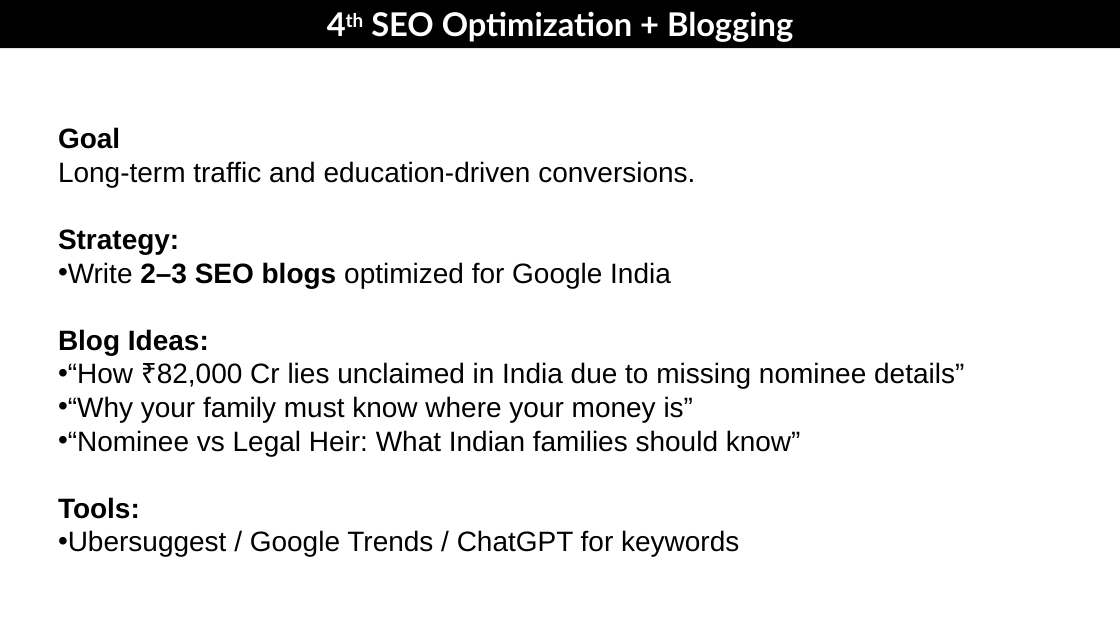
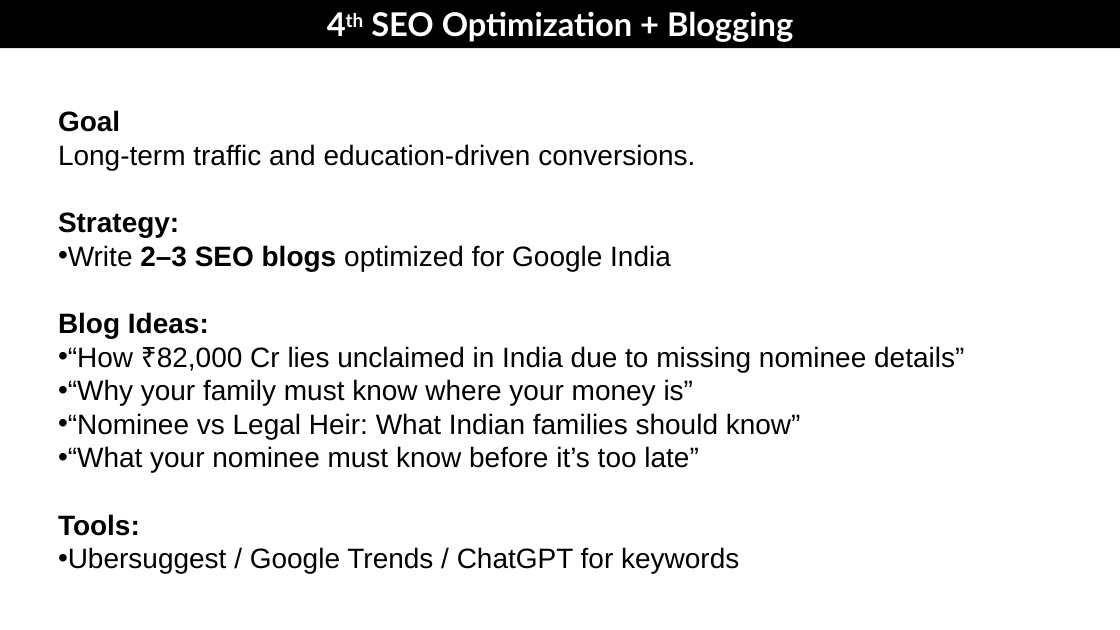
Before and after one commit to Pankajrawat21012001/UTTARADHIKARI, a slide deck: slide 7 of PLAN FOR FREE MARKETING.pptx. Drawn at 1120x630 pixels with LibreOffice and Linux fonts; fonts in the diff are those of the drawing. Boxes give left, top, right and bottom in pixels: in the first picture for what was removed or moved away, otherwise in the second. Text is boxed around its words. In the diff, an @@ line names an element or a change of style, - is before the commit and + after.

```diff
--- a/PLAN FOR FREE MARKETING.pptx
+++ b/PLAN FOR FREE MARKETING.pptx
@@ text "Goal": place and size @@
-text "Goal" at bbox=[58, 127, 964, 557]
+text "Goal" at bbox=[58, 110, 964, 574]
@@ text at bbox=[58, 446, 698, 473]: paragraph added @@
+• “What your nominee must know before it’s too late”
```
Also in this commit, not shown: 3 other slides changed, 3 other files.
